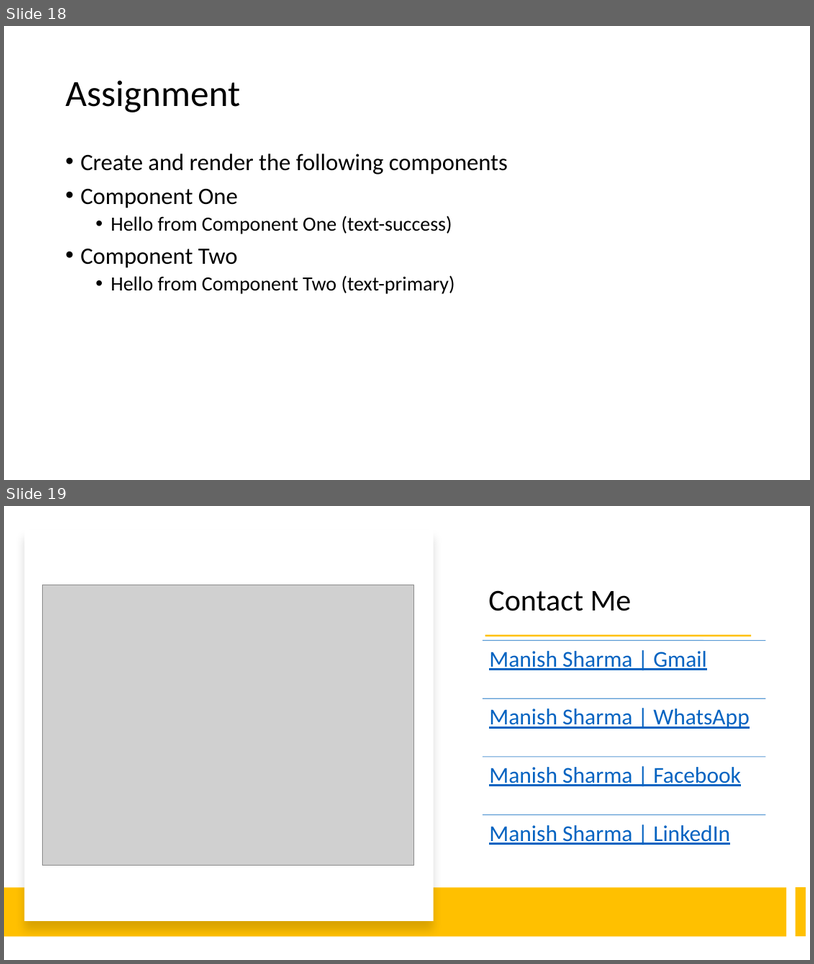
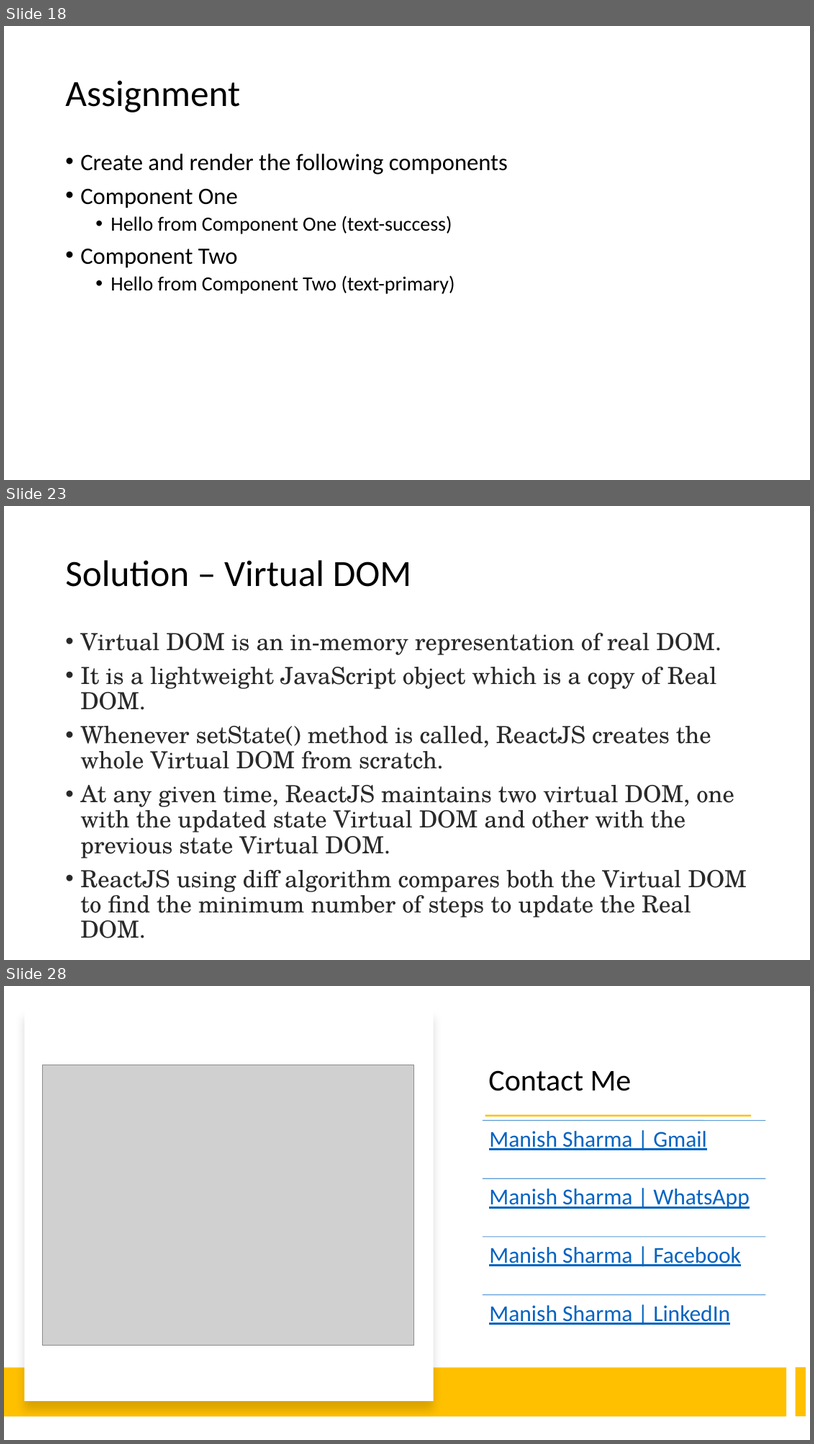
Before and after one commit to manishvbn/ReactJS_WE_Jun22, a slide deck: Notes/React.pptx. Shown one above the other, each under a label of ours: slides 18 and 19 before the commit, slides 18, 23 and 28 after it; the slides between them are not shown. The pictures are 814x964 and 814x1444 pixels, drawn with LibreOffice and Linux fonts; fonts in the diff are those of the drawing; grey boxes stand for pictures. Boxes give left, top, right and bottom in pixels: in the first picture for what was removed or moved away, otherwise in the second. Text is boxed around its words. In the diff, an @@ line names an element or a change of style, - is before the commit and + after.

```diff
--- a/Notes/React.pptx
+++ b/Notes/React.pptx
@@ slide 23 added at box(4, 506, 810, 960), background #FFFFFF @@
@@ title added at box(65, 560, 412, 587), 44 pt, text #000000 @@
+Solution – Virtual DOM
@@ text added at box(80, 633, 748, 917), 28 pt, text #292929 @@
+• Virtual DOM is an in-memory representation of real DOM.
+• It is a lightweight JavaScript object which is a copy of Real DOM.
+• Whenever setState() method is called, ReactJS creates the whole Virtual DOM from scratch.
+• At any given time, ReactJS maintains two virtual DOM, one with the updated state Virtual DOM and other with the previous state Virtual DOM.
+• ReactJS using diff algorithm compares both the Virtual DOM to find the minimum number of steps to update the Real DOM.
@@ what was slide 19 is now slide 28 @@
```
Also in this commit, not shown: 8 other slides added.
